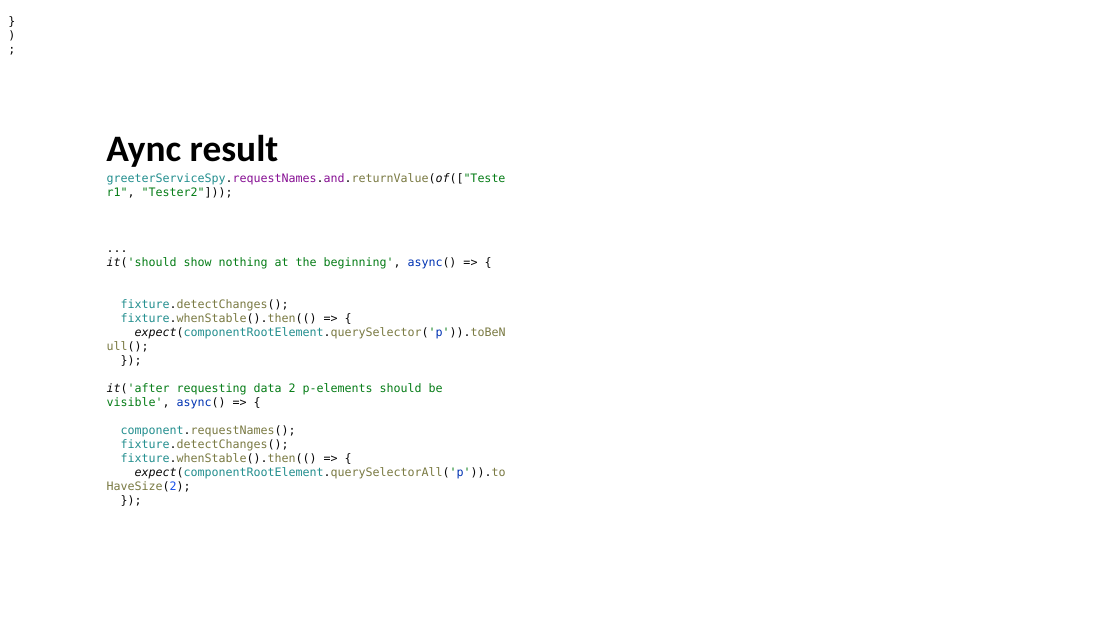
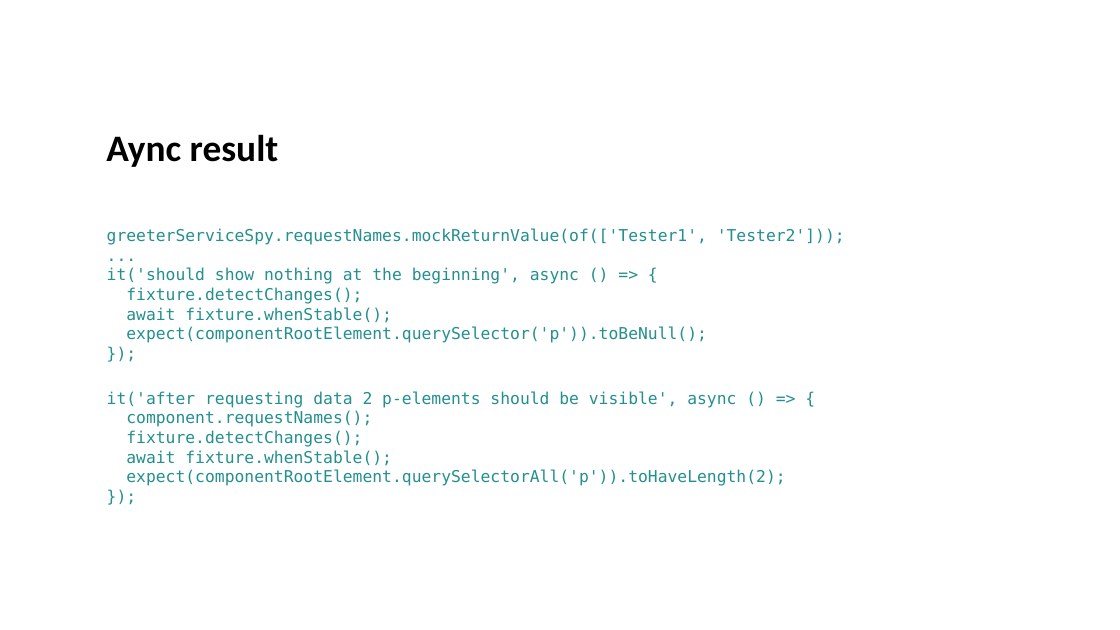
Before and after one commit to goetzingert/angular, a slide deck: slide 21 of Testing_angular21.pptx (slide 20 before the commit). Drawn at 1120x630 pixels with LibreOffice and Linux fonts; fonts in the diff are those of the drawing. Boxes give left, top, right and bottom in pixels: in the first picture for what was removed or moved away, otherwise in the second. Text is boxed around its words. In the diff, an @@ line names an element or a change of style, - is before the commit and + after.

```diff
--- a/Testing_angular21.pptx
+++ b/Testing_angular21.pptx
@@ text removed at (0,0,29,60) @@
-});
@@ text removed at (0,0,29,47) @@
-});
@@ text "greeterServiceSpy.requestNames.mockReturnValue(of(['Tester1' ..." at (107,228,845,486): size 10 to 14 pt, text colour #080808 to #248F8F in "..." @@
@@ text at (107,228,845,245): text changed; size 10 to 14 pt; text colour #067D17 to #248F8F @@
-greeterServiceSpy.requestNames.and.returnValue(of(["Tester1", "Tester2"]));
+greeterServiceSpy.requestNames.mockReturnValue(of(['Tester1', 'Tester2']));
@@ text at (107,267,785,486): text changed; size 10 to 14 pt; text colour #7A7A43 to #248F8F @@
-it('should show nothing at the beginning', async() => {
-fixture.detectChanges();
-fixture.whenStable().then(() => {
-expect(componentRootElement.querySelector('p')).toBeNull();
-});
-it('after requesting data 2 p-elements should be visible', async() => {
-component.requestNames();
-fixture.detectChanges();
-fixture.whenStable().then(() => {
-expect(componentRootElement.querySelectorAll('p')).toHaveSize(2);
-});
+it('should show nothing at the beginning', async () => {
+fixture.detectChanges();
+await fixture.whenStable();
+expect(componentRootElement.querySelector('p')).toBeNull();
+});
+it('after requesting data 2 p-elements should be visible', async () => {
+component.requestNames();
+fixture.detectChanges();
+await fixture.whenStable();
+expect(componentRootElement.querySelectorAll('p')).toHaveLength(2);
+});
```
Also in this commit, not shown: 12 other slides changed, 1 slide added, 4 other files.
